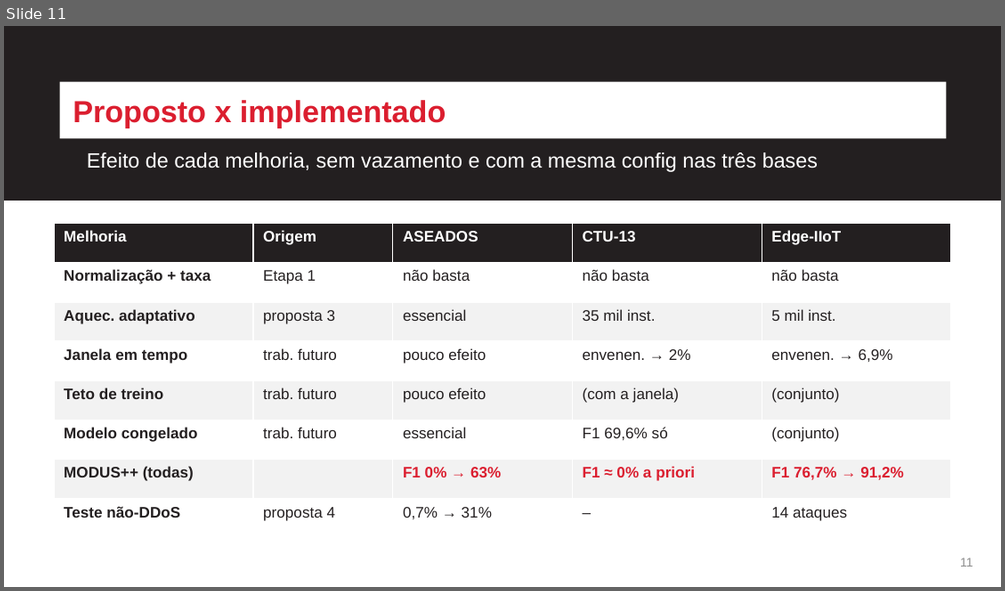
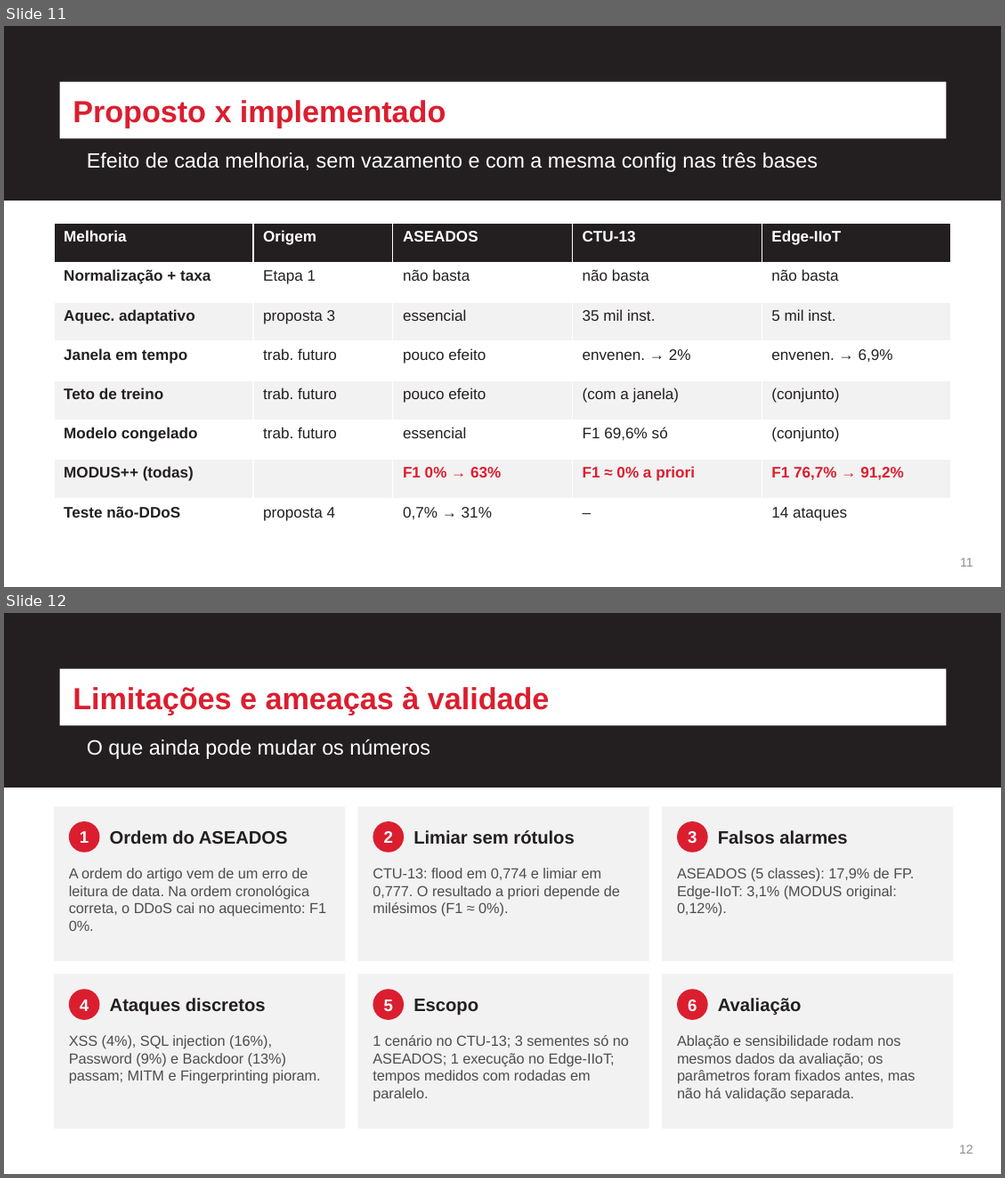
Before and after one commit to pedro664/replicacao-modus, a slide deck: Replicacao_MODUS_CIn_Etapa2.pptx. Shown one above the other, each under a label of ours: slide 11 before the commit, slides 11 and 12 after it. The pictures are 1005x591 and 1005x1178 pixels, drawn with LibreOffice and Linux fonts; fonts in the diff are those of the drawing. Boxes give left, top, right and bottom in pixels: in the first picture for what was removed or moved away, otherwise in the second. Text is boxed around its words. In the diff, an @@ line names an element or a change of style, - is before the commit and + after.

```diff
--- a/Replicacao_MODUS_CIn_Etapa2.pptx
+++ b/Replicacao_MODUS_CIn_Etapa2.pptx
@@ slide 12 added at (4, 613, 1001, 1174), background #FFFFFF @@
@@ rectangle added at (4, 613, 1001, 787), fill #231F20 @@
@@ rectangle added at (60, 669, 946, 726), fill #FFFFFF @@
@@ text added at (73, 687, 550, 715), 22 pt, text #DB1E2F, bold @@
+Limitações e ameaças à validade
@@ text added at (87, 739, 430, 759), 15 pt, text #FFFFFF @@
+O que ainda pode mudar os números
@@ rectangle added at (54, 806, 345, 961), fill #F2F2F2 @@
@@ ellipse added at (69, 821, 100, 852), fill #DB1E2F, 12 pt, text #FFFFFF, bold @@
+1
@@ rectangle added at (358, 806, 649, 961), fill #F2F2F2 @@
@@ ellipse added at (372, 821, 404, 852), fill #DB1E2F, 12 pt, text #FFFFFF, bold @@
+2
@@ rectangle added at (662, 806, 953, 961), fill #F2F2F2 @@
@@ ellipse added at (677, 821, 708, 852), fill #DB1E2F, 12 pt, text #FFFFFF, bold @@
+3
@@ text added at (110, 830, 288, 844), 13 pt, text #231F20, bold @@
+Ordem do ASEADOS
@@ text added at (413, 830, 574, 844), 13 pt, text #231F20, bold @@
+Limiar sem rótulos
@@ text added at (718, 830, 847, 844), 13 pt, text #231F20, bold @@
+Falsos alarmes
@@ text added at (69, 868, 326, 931), 10.5 pt, text #4D4D4D @@
+A ordem do artigo vem de um erro de leitura de data. Na ordem cronológica correta, o DDoS cai no aquecimento: F1 0%.
@@ text added at (372, 868, 620, 916), 10.5 pt, text #4D4D4D @@
+CTU-13: flood em 0,774 e limiar em 0,777. O resultado a priori depende de milésimos (F1 ≈ 0%).
@@ text added at (677, 868, 914, 916), 10.5 pt, text #4D4D4D @@
+ASEADOS (5 classes): 17,9% de FP. Edge-IIoT: 3,1% (MODUS original: 0,12%).
@@ rectangle added at (54, 973, 345, 1128), fill #F2F2F2 @@
@@ rectangle added at (358, 973, 649, 1128), fill #F2F2F2 @@
@@ rectangle added at (662, 973, 953, 1128), fill #F2F2F2 @@
@@ ellipse added at (69, 989, 100, 1020), fill #DB1E2F, 12 pt, text #FFFFFF, bold @@
+4
@@ text added at (110, 997, 266, 1015), 13 pt, text #231F20, bold @@
+Ataques discretos
@@ ellipse added at (372, 989, 404, 1020), fill #DB1E2F, 12 pt, text #FFFFFF, bold @@
+5
@@ text added at (413, 998, 478, 1015), 13 pt, text #231F20, bold @@
+Escopo
@@ ellipse added at (677, 989, 708, 1020), fill #DB1E2F, 12 pt, text #FFFFFF, bold @@
+6
@@ text added at (718, 997, 801, 1014), 13 pt, text #231F20, bold @@
+Avaliação
@@ text added at (69, 1035, 321, 1084), 10.5 pt, text #4D4D4D @@
+XSS (4%), SQL injection (16%), Password (9%) e Backdoor (13%) passam; MITM e Fingerprinting pioram.
@@ text added at (372, 1035, 629, 1102), 10.5 pt, text #4D4D4D @@
+1 cenário no CTU-13; 3 sementes só no ASEADOS; 1 execução no Edge-IIoT; tempos medidos com rodadas em paralelo.
@@ text added at (677, 1035, 915, 1102), 10.5 pt, text #4D4D4D @@
+Ablação e sensibilidade rodam nos mesmos dados da avaliação; os parâmetros foram fixados antes, mas não há validação separada.
@@ text added at (959, 1144, 973, 1153), 9 pt, text #8C8C8C @@
+12
```
Also in this commit, not shown: 7 slides changed, 1 other file.
